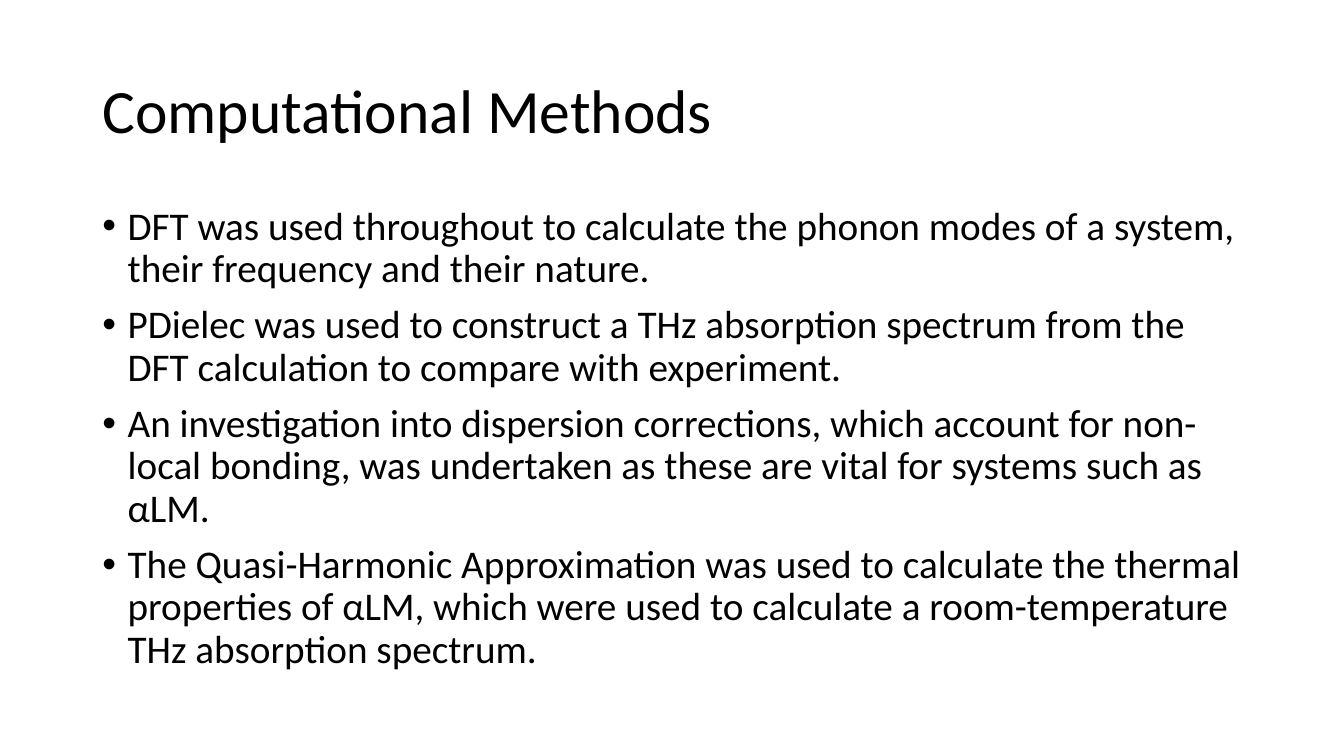
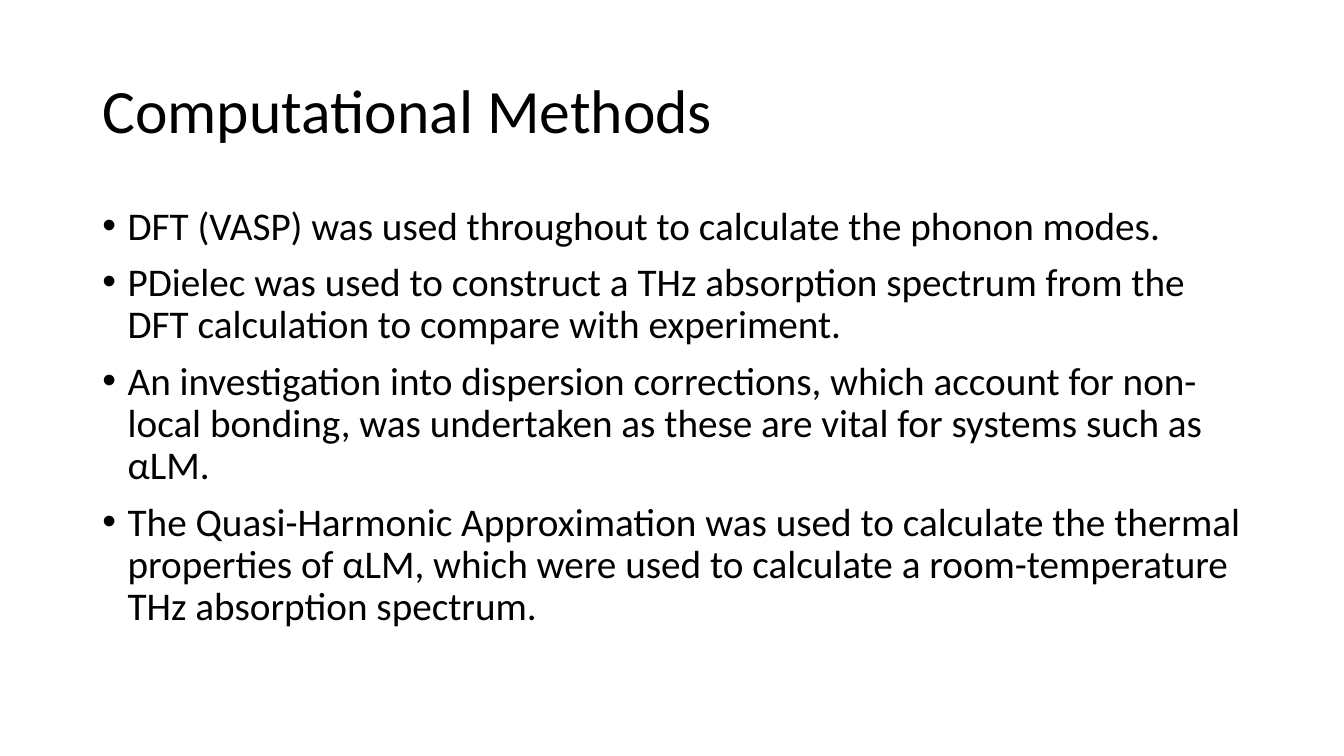
Before and after one commit to CalumTowler/Final-PhD-Files, a slide deck: slide 6 of VIVA_Presentation.pptx. Drawn at 1344x756 pixels with LibreOffice and Linux fonts; fonts in the diff are those of the drawing. Boxes give left, top, right and bottom in pixels: in the first picture for what was removed or moved away, otherwise in the second. Text is boxed around its words. In the diff, an @@ line names an element or a change of style, - is before the commit and + after.

```diff
--- a/VIVA_Presentation.pptx
+++ b/VIVA_Presentation.pptx
@@ text at (x1=128, y1=211, x2=1160, y2=247): text changed @@
-• DFT was used throughout to calculate the phonon modes of a system, their frequency and their nature.
+• DFT (VASP) was used throughout to calculate the phonon modes.
```
Also in this commit, not shown: 5 other slides changed, 2 slides added.
